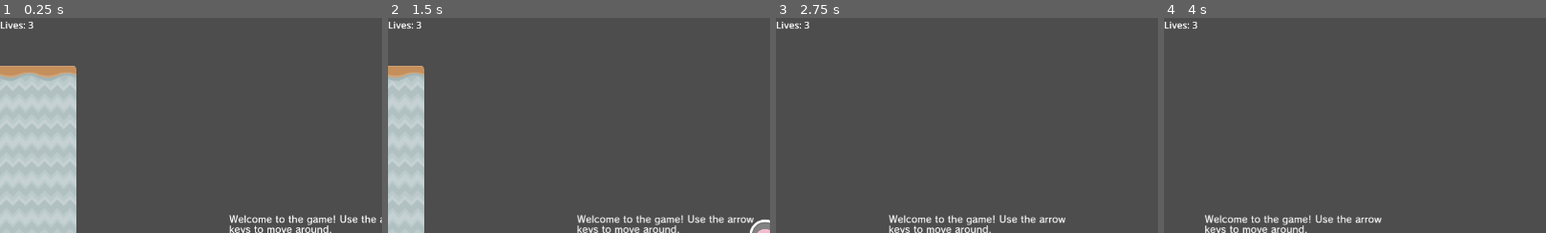
Above: before the commit, frames 1-4 (left to right).
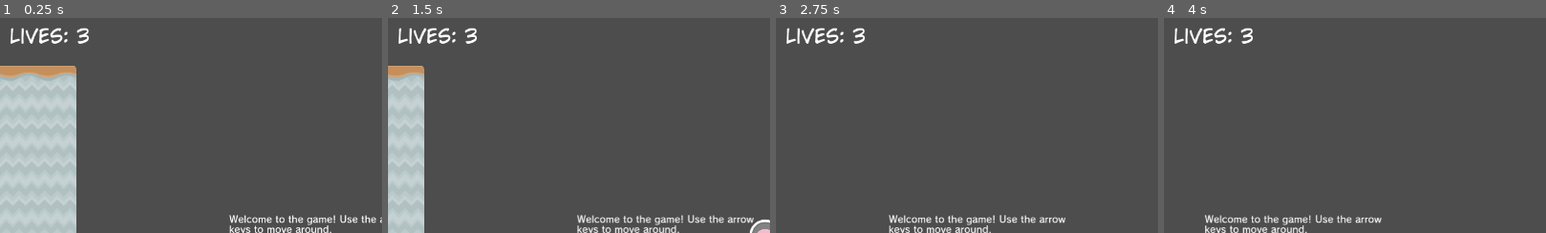
Above: after the commit, the same moments.

Repository: ferupk/CSUI-GD-tutorial-4
Game: Godot game, scene res://scenes/Level1.tscn
The game is run twice, just before and just after one commit, with the same random seed, the same clock (stepped at 60 frames per second) and the same inputs. This scene is started directly instead of the project's main scene.
Inputs:
- Up to frame 1 (0.25 s): no input
- Up to frame 2 (1.5 s): tap Enter at 0.5 s; hold Right (right) from 0.53 s (still down); tap F at 0.6, 1.35 s; tap Space (jump) at 0.77 s
- Up to frame 3 (2.75 s): tap Space (jump) at 1.52 s; release Right (right) at 2.03 s; hold A (left) from 2.03 s (still down); tap F at 2.1 s
- Up to frame 4 (4 s): release A (left) at 2.78 s; hold Right (right) from 2.78 s (still down); tap F at 2.85, 3.6 s; tap Space (jump) at 3.02, 3.77 s
The pictures show only the part of the screen within x 0-50%, y 0-50%; the shares and areas given below are measured in that part.

The runs differ from the first frame. In frame 1, 0.8% of the frame differs, in the area x 0-24%, y 1-12%; in frame 2, 0.8%; in frame 3, 0.8%; in frame 4, 0.8%.

Commit message:
Return to menu from final screens

Diff:
--- a/scenes/GameOver.tscn
+++ b/scenes/GameOver.tscn
@@ -1,21 +1,52 @@
-[gd_scene load_steps=2 format=3 uid="uid://cwgbjwqknsi76"]
+[gd_scene load_steps=5 format=3 uid="uid://cwgbjwqknsi76"]
 
 [ext_resource type="FontFile" uid="uid://g0e4g4332ft0" path="res://assets/fonts/CC Wild Words Roman.ttf" id="1_1mupm"]
+[ext_resource type="Texture2D" uid="uid://bi5p7hlw4wlhv" path="res://assets/dead.jpg" id="1_g8amc"]
+[ext_resource type="FontFile" uid="uid://cth60gqdxo73p" path="res://assets/fonts/continuum bold.ttf" id="3_lkjdw"]
+[ext_resource type="Script" path="res://scenes/scripts/SceneButton.gd" id="4_vtnhv"]
 
-[node name="GameOver" type="ColorRect"]
+[node name="GameOver" type="Control"]
+layout_mode = 3
 anchors_preset = 15
 anchor_right = 1.0
 anchor_bottom = 1.0
 grow_horizontal = 2
 grow_vertical = 2
-color = Color(1, 0, 0.0941176, 0.458824)
 
-[node name="Label" type="Label" parent="."]
+[node name="TextureRect" type="TextureRect" parent="."]
+modulate = Color(0.356863, 0, 0.141176, 1)
+layout_mode = 0
+offset_right = 1280.0
+offset_bottom = 720.0
+texture = ExtResource("1_g8amc")
+expand_mode = 1
+
+[node name="VBoxContainer" type="VBoxContainer" parent="."]
+layout_mode = 0
+offset_right = 1280.0
+offset_bottom = 720.0
+theme_override_constants/separation = 24
+alignment = 1
+
+[node name="Label" type="Label" parent="VBoxContainer"]
 layout_mode = 2
-offset_left = 314.0
-offset_top = 243.0
-offset_right = 961.0
-offset_bottom = 337.0
+size_flags_horizontal = 4
 theme_override_fonts/font = ExtResource("1_1mupm")
 theme_override_font_sizes/font_size = 108
-text = "Game Over"
+text = "game over"
+horizontal_alignment = 1
+vertical_alignment = 1
+
+[node name="LinkButton" type="LinkButton" parent="VBoxContainer"]
+layout_mode = 2
+size_flags_horizontal = 4
+size_flags_vertical = 0
+theme_override_colors/font_color = Color(0.668806, 0.768359, 0.819765, 1)
+theme_override_fonts/font = ExtResource("3_lkjdw")
+theme_override_font_sizes/font_size = 36
+text = "Back to Main Menu"
+underline = 2
+script = ExtResource("4_vtnhv")
+scene_to_load = "MainMenu"
+
+[connection signal="pressed" from="VBoxContainer/LinkButton" to="VBoxContainer/LinkButton" method="_on_pressed"]
--- a/scenes/Level1.tscn
+++ b/scenes/Level1.tscn
@@ -89,7 +89,7 @@
 tile_map_data = PackedByteArray("AAAAAP7/AAAHAAEAAAAAAP//AAABAAAAAAAAAAAAAAABAAAAAAAAAAEAAAABAAAAAAAAAAIAAAABAAAAAAAAAA …(8640 unchanged characters)…
 tile_set = SubResource("TileSet_towcv")
 
-[node name="Spawners" type="Node" parent="."]
+[node name="Spawners" type="Node2D" parent="."]
 
 [node name="FishSpawner" parent="Spawners" instance=ExtResource("4_kpy6k")]
 position = Vector2(2497, -394)
@@ -114,7 +114,7 @@
 position = Vector2(4706, 672)
 scale = Vector2(149, 1)
 
-[node name="HelpText" type="Node" parent="."]
+[node name="HelpText" type="Node2D" parent="."]
 
 [node name="RichTextLabel" type="RichTextLabel" parent="HelpText"]
 offset_left = 384.0
--- a/scenes/Level2.tscn
+++ b/scenes/Level2.tscn
@@ -1,10 +1,11 @@
-[gd_scene load_steps=8 format=4 uid="uid://blcfbk7gt6ut4"]
+[gd_scene load_steps=9 format=4 uid="uid://blcfbk7gt6ut4"]
 
 [ext_resource type="PackedScene" uid="uid://bc2fujtl13g10" path="res://scenes/objects/Player.tscn" id="1_25qal"]
 [ext_resource type="Texture2D" uid="uid://ce3cnsg6oo47k" path="res://assets/Thanshuny-Wolf Platformer Tilemap.png" id="2_nuwn7"]
 [ext_resource type="PackedScene" uid="uid://cwwi0q43m4y78" path="res://scenes/objects/SawSpawner.tscn" id="3_4qsy5"]
 [ext_resource type="PackedScene" uid="uid://b1mt0bxm8wg2b" path="res://scenes/utils/SceneChanger.tscn" id="4_antf6"]
 [ext_resource type="Texture2D" uid="uid://chgqimvh7rdh6" path="res://assets/Familiar Looking Rocket.png" id="5_g0tbl"]
+[ext_resource type="PackedScene" uid="uid://bdgufxoe5wk41" path="res://scenes/gui/LifeCounter.tscn" id="6_8ap16"]
 
 [sub_resource type="TileSetAtlasSource" id="TileSetAtlasSource_1r6ia"]
 texture = ExtResource("2_nuwn7")
@@ -157,7 +158,7 @@
 scale = Vector2(137, 1)
 scene_name = "Level2"
 
-[node name="HelpText" type="Node" parent="."]
+[node name="HelpText" type="Node2D" parent="."]
 
 [node name="RichTextLabel" type="RichTextLabel" parent="HelpText"]
 offset_left = 415.0
@@ -198,3 +199,7 @@
 offset_bottom = -575.0
 bbcode_enabled = true
 text = "[font=res://assets/fonts/Rodin-Pro-DB.otf]Congratulations!!!"
+
+[node name="CanvasLayer" type="CanvasLayer" parent="."]
+
+[node name="LifeCounter" parent="CanvasLayer" instance=ExtResource("6_8ap16")]
--- a/scenes/MainMenu.tscn
+++ b/scenes/MainMenu.tscn
@@ -1,9 +1,10 @@
-[gd_scene load_steps=6 format=3 uid="uid://dvfpipq1x3utt"]
+[gd_scene load_steps=7 format=3 uid="uid://dvfpipq1x3utt"]
 
 [ext_resource type="FontFile" uid="uid://g0e4g4332ft0" path="res://assets/fonts/CC Wild Words Roman.ttf" id="1_5bd0t"]
 [ext_resource type="FontFile" uid="uid://cth60gqdxo73p" path="res://assets/fonts/continuum bold.ttf" id="2_allxg"]
 [ext_resource type="Script" path="res://scenes/scripts/SceneButton.gd" id="3_n47w1"]
 [ext_resource type="Texture2D" uid="uid://dhsqj8dybb7fq" path="res://assets/kenney_platformerpack/Spritesheets/spritesheet_alien.png" id="3_yfq11"]
+[ext_resource type="Script" path="res://scenes/scripts/StartGame.gd" id="4_yyp2x"]
 
 [sub_resource type="AtlasTexture" id="AtlasTexture_g7qyu"]
 atlas = ExtResource("3_yfq11")
@@ -50,7 +51,10 @@
 script = ExtResource("3_n47w1")
 scene_to_load = "Level1"
 
-[node name="LinkButton2" type="LinkButton" parent="HBoxContainer/VBoxContainer/VBoxContainer"]
+[node name="StartGame" type="Node2D" parent="HBoxContainer/VBoxContainer/VBoxContainer/LinkButton"]
+script = ExtResource("4_yyp2x")
+
+[node name="StageSelect" type="LinkButton" parent="HBoxContainer/VBoxContainer/VBoxContainer"]
 layout_mode = 2
 size_flags_horizontal = 4
 theme_override_colors/font_color = Color(0.437802, 0.616362, 1, 1)
@@ -67,4 +71,5 @@
 texture = SubResource("AtlasTexture_g7qyu")
 stretch_mode = 4
 
-[connection signal="pressed" from="HBoxContainer/VBoxContainer/VBoxContainer/LinkButton" to="HBoxContainer/VBoxContainer/VBoxContainer/LinkButton" method="_on_button_pressed"]
+[connection signal="pressed" from="HBoxContainer/VBoxContainer/VBoxContainer/LinkButton" to="HBoxContainer/VBoxContainer/VBoxContainer/LinkButton" method="_on_pressed"]
+[connection signal="pressed" from="HBoxContainer/VBoxContainer/VBoxContainer/LinkButton" to="HBoxContainer/VBoxContainer/VBoxContainer/LinkButton/StartGame" method="_start_game"]
--- a/scenes/WinScreen.tscn
+++ b/scenes/WinScreen.tscn
@@ -1,8 +1,50 @@
-[gd_scene load_steps=2 format=3 uid="uid://gkduwvg8q6ie"]
+[gd_scene load_steps=5 format=3 uid="uid://gkduwvg8q6ie"]
 
 [ext_resource type="Texture2D" uid="uid://d0xi3jghkp5hk" path="res://assets/Keanu.png" id="1_8mb7b"]
+[ext_resource type="FontFile" uid="uid://g0e4g4332ft0" path="res://assets/fonts/CC Wild Words Roman.ttf" id="2_5sfco"]
+[ext_resource type="FontFile" uid="uid://cth60gqdxo73p" path="res://assets/fonts/continuum bold.ttf" id="3_at827"]
+[ext_resource type="Script" path="res://scenes/scripts/SceneButton.gd" id="4_fcfqh"]
 
-[node name="WinScreen" type="Sprite2D"]
-position = Vector2(639, 358.75)
-scale = Vector2(1.25, 1.25482)
+[node name="WinScreen" type="Control"]
+layout_mode = 3
+anchors_preset = 15
+anchor_right = 1.0
+anchor_bottom = 1.0
+grow_horizontal = 2
+grow_vertical = 2
+
+[node name="TextureRect" type="TextureRect" parent="."]
+modulate = Color(0.336198, 0.424042, 0.226114, 1)
+offset_right = 1280.0
+offset_bottom = 720.0
 texture = ExtResource("1_8mb7b")
+expand_mode = 1
+
+[node name="VBoxContainer" type="VBoxContainer" parent="."]
+offset_right = 1280.0
+offset_bottom = 720.0
+theme_override_constants/separation = 24
+alignment = 1
+
+[node name="Label" type="Label" parent="VBoxContainer"]
+layout_mode = 2
+size_flags_horizontal = 4
+theme_override_fonts/font = ExtResource("2_5sfco")
+theme_override_font_sizes/font_size = 108
+text = "You win!"
+horizontal_alignment = 1
+vertical_alignment = 1
+
+[node name="LinkButton" type="LinkButton" parent="VBoxContainer"]
+layout_mode = 2
+size_flags_horizontal = 4
+size_flags_vertical = 0
+theme_override_colors/font_color = Color(0.668806, 0.768359, 0.819765, 1)
+theme_override_fonts/font = ExtResource("3_at827")
+theme_override_font_sizes/font_size = 36
+text = "Back to Main Menu"
+underline = 2
+script = ExtResource("4_fcfqh")
+scene_to_load = "MainMenu"
+
+[connection signal="pressed" from="VBoxContainer/LinkButton" to="VBoxContainer/LinkButton" method="_on_pressed"]
--- a/scenes/gui/LifeCounter.tscn
+++ b/scenes/gui/LifeCounter.tscn
@@ -1,9 +1,14 @@
-[gd_scene load_steps=2 format=3 uid="uid://bdgufxoe5wk41"]
+[gd_scene load_steps=3 format=3 uid="uid://bdgufxoe5wk41"]
 
+[ext_resource type="FontFile" uid="uid://g0e4g4332ft0" path="res://assets/fonts/CC Wild Words Roman.ttf" id="1_0irhl"]
 [ext_resource type="Script" path="res://scenes/scripts/LifeCounter.gd" id="1_mcbr2"]
 
 [node name="LifeCounter" type="MarginContainer"]
+theme_override_constants/margin_left = 16
+theme_override_constants/margin_top = 16
 
 [node name="Label" type="Label" parent="."]
 layout_mode = 2
+theme_override_fonts/font = ExtResource("1_0irhl")
+theme_override_font_sizes/font_size = 32
 script = ExtResource("1_mcbr2")
--- a/scenes/scripts/Fish.gd
+++ b/scenes/scripts/Fish.gd
@@ -4,12 +4,12 @@
 func _on_HurtBox_body_entered(body: Node2D) -> void:
 	if body.get_name() == "Player":
 		Global.lives -= 1
-		if Global.lives == 0:
-			get_tree().call_deferred("change_scene_to_file", "res://scenes/GameOver.tscn")
-		else:
+		if Global.lives > 0:
 			var current_scene = get_tree().get_current_scene().get_name()
 			get_tree().call_deferred(
 				"change_scene_to_file", "res://scenes/" + current_scene + ".tscn"
 			)
+		else:
+			get_tree().call_deferred("change_scene_to_file", "res://scenes/GameOver.tscn")
 	else:
 		self.queue_free()
--- a/scenes/scripts/Saw.gd
+++ b/scenes/scripts/Saw.gd
@@ -8,13 +8,13 @@
 func _on_HurtBox_body_entered(body: Node2D) -> void:
 	if body.get_name() == "Player":
 		Global.lives -= 1
-		if Global.lives == 0:
-			get_tree().call_deferred("change_scene_to_file", "res://scenes/GameOver.tscn")
-		else:
+		if Global.lives > 0:
 			var current_scene = get_tree().get_current_scene().get_name()
 			get_tree().call_deferred(
 				"change_scene_to_file", "res://scenes/" + current_scene + ".tscn"
 			)
+		else:
+			get_tree().call_deferred("change_scene_to_file", "res://scenes/GameOver.tscn")
 	elif body.get_name() == "DeathPlane":
 		self.queue_free()
 
--- a/scenes/scripts/SceneButton.gd
+++ b/scenes/scripts/SceneButton.gd
@@ -3,5 +3,5 @@
 @export var scene_to_load: String
 
 
-func _on_button_pressed():
+func _on_pressed():
 	get_tree().change_scene_to_file("res://scenes/" + scene_to_load + ".tscn")
--- a/scenes/scripts/SceneChanger.gd
+++ b/scenes/scripts/SceneChanger.gd
@@ -8,7 +8,7 @@
 	if body.get_name() == "Player":
 		if current_scene == scene_name:
 			Global.lives -= 1
-		if Global.lives == 0:
+		if Global.lives > 0:
+			get_tree().call_deferred("change_scene_to_file", "res://scenes/" + scene_name + ".tscn")
+		else:
 			get_tree().call_deferred("change_scene_to_file", "res://scenes/GameOver.tscn")
-		else:
-			get_tree().call_deferred("change_scene_to_file", "res://scenes/" + scene_name + ".tscn")
--- /dev/null
+++ b/scenes/scripts/StartGame.gd
@@ -0,0 +1,5 @@
+extends Node2D
+
+
+func _start_game() -> void:
+	Global.lives = 3
